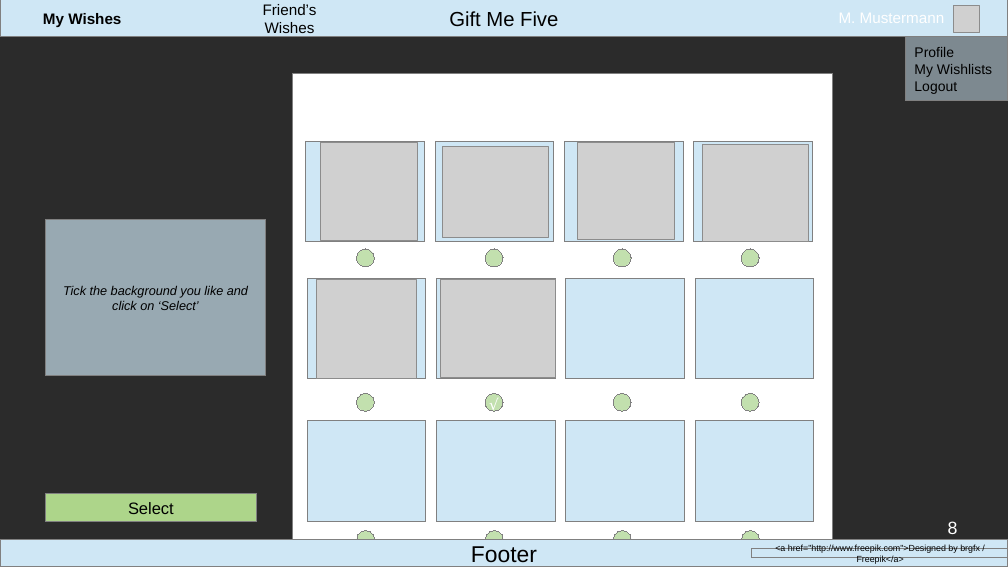
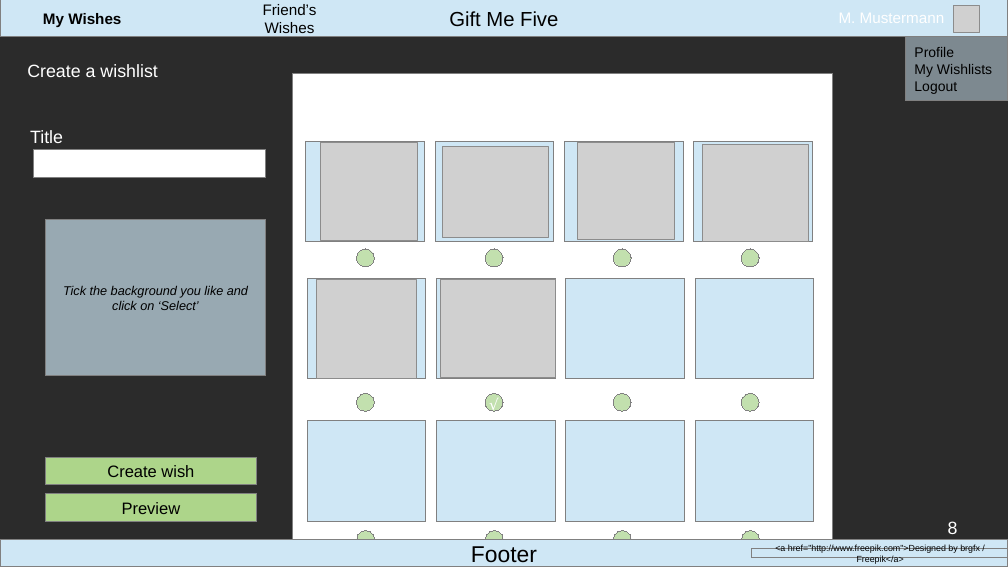
Before and after one commit to WCS-Java-Training-Bonn-2019/gift-me-five, a slide deck: slide 8 of files/mock_up.odp. Drawn at 1008x567 pixels with LibreOffice and Linux fonts; fonts in the diff are those of the drawing; grey boxes stand for pictures; background and template pictures are left out; a plain dark background stands for a picture behind light text. Boxes give left, top, right and bottom in pixels: in the first picture for what was removed or moved away, otherwise in the second. Text is boxed around its words. In the diff, an @@ line names an element or a change of style, - is before the commit and + after.

```diff
--- a/files/mock_up.odp
+++ b/files/mock_up.odp
@@ text added at bbox=[27, 64, 157, 77], 14 pt, text #FFFFFF @@
+Create a wishlist
@@ text added at bbox=[30, 130, 63, 143], 14 pt, text #FFFFFF @@
+Title
@@ rectangle added at bbox=[34, 150, 265, 177], fill #FFFFFF, outline #808080 0 pt @@
@@ rectangle added at bbox=[46, 457, 256, 485], fill #ADD58A, outline #808080 0 pt, 13 pt, text #000000 @@
+Create wish
@@ text in rectangle at bbox=[122, 502, 181, 514]: text changed @@
-Select
+Preview
```
Also in this commit, not shown: 1 other slide changed, 3 other files.
